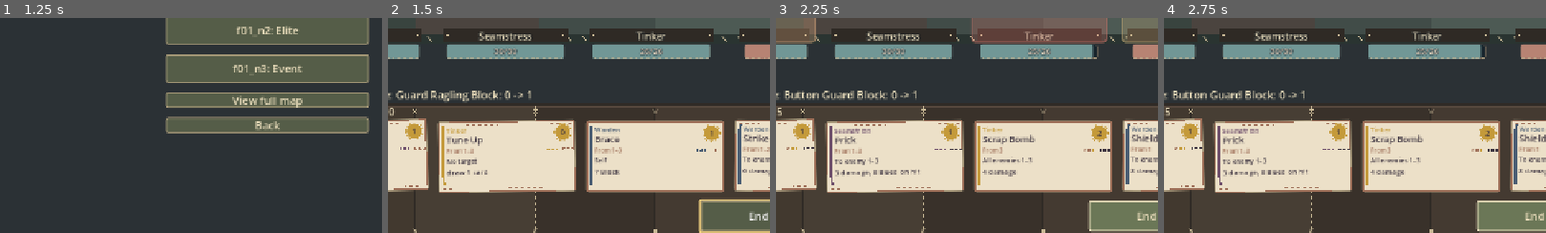
Above: before the commit, frames 1-4 (left to right).
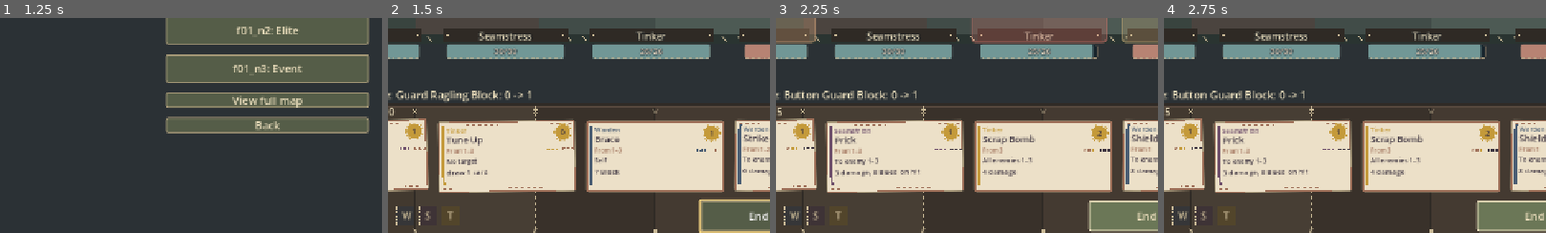
Above: after the commit, the same moments.

Repository: jcoev123-jpg/PatchworkPioneers
Game: Godot game, scene res://scenes/app.tscn
Same seed, same stepped clock (60 frames per second), same inputs: the game is played once before the commit and once after it.
Inputs:
- Up to frame 1 (1.25 s): click "Start run" at 0.5 s
- Up to frame 2 (1.5 s): click "f01_n0: Fight" at 1.25 s
- Up to frame 3 (2.25 s): click "End Turn" at 2 s
- Up to frame 4 (2.75 s): no input
The pictures show only the part of the screen within x 15-65%, y 49-99%; the shares and areas given below are measured in that part.

Frame 1 is identical in both runs. In frame 2, 0.2% of the frame differs, in the area x 2-18%, y 87-97%; in frame 3, 0.2%; in frame 4, 0.2%.

Commit message:
ChatGPT lane 7 (Chat mode): Show Quilt-bonus felt patch progress on the real shared-hand table

Diff:
--- a/scripts/live_support_hand.gd
+++ b/scripts/live_support_hand.gd
@@ -5,6 +5,8 @@
 const SPARE_PARTS_IDS := ["tinker_spare_parts", "tinker_spare_parts_plus"]
 const ALLY_IDS := ["seamstress_mend", "seamstress_stitch_up", "warden_patch_guard", "warden_patch_guard_plus"]
 const TABLE_ID := "SupportTableBacking"
+const QUILT_IDS := ["warden", "seamstress", "tinker"]
+const QUILT_RULE := "Play cards from all living heroes: each living hero gains 3 Block; draw 1 once per turn"
 ## Visible idle cue only: the complete mouse/keyboard instructions live in TABLE_HELP_DETAIL,
 ## which the cue exposes as a real hover tooltip instead of stretching across the footer.
 const TABLE_HELP := "Help"
@@ -26,6 +28,8 @@
 var help_label: Label
 var footer_spring: Control
 var backing: Control
+var quilt_row: HBoxContainer
+var quilt_patches: Dictionary = {}
 var _hud: Control
 var _play := CombatStarterSupportPlay.new()
 var _block_cards := CombatWardenPoolBlockCards.new()
@@ -191,6 +195,77 @@
 			var point: Vector2 = corners[index]
 			draw_line(point + Vector2(-2, -2), point + Vector2(2, 2), THREAD, 1.2, true)
 			draw_line(point + Vector2(-2, 2), point + Vector2(2, -2), THREAD, 1.2, true)
+
+
+## A passive, ID-keyed felt square. Nothing here can arm a card or award a receipt.
+## Tooltip mouse hover is the only input accepted; no keyboard focus or button action.
+class QuiltPatch extends Control:
+	const THREAD := Color("c9b996")
+	const DARK := Color("302b26")
+	var owner_id := ""
+	var living := false
+	var played := false
+	var awarded := false
+	var felt_color := Color("302b26")
+	var fill_color := Color("302b26")
+
+	func _ready() -> void:
+		custom_minimum_size = Vector2(34, 34)
+		mouse_filter = Control.MOUSE_FILTER_STOP
+		mouse_default_cursor_shape = Control.CURSOR_HELP
+		focus_mode = Control.FOCUS_NONE
+		resized.connect(queue_redraw)
+
+	func display(owner: String, snapshot: Dictionary, has_award: bool) -> void:
+		var next_living: bool = bool(snapshot.get("living", false))
+		var next_played: bool = bool(snapshot.get("played", false))
+		var next_color := Color(str(snapshot.get("color", "#302b26")))
+		var changed := owner_id != owner or living != next_living or played != next_played \
+			or awarded != has_award or felt_color != next_color
+		owner_id = owner
+		living = next_living
+		played = next_played
+		awarded = has_award
+		felt_color = next_color
+		fill_color = felt_color if played else DARK.lerp(felt_color, 0.23)
+		if not living:
+			fill_color = fill_color.darkened(0.58)
+		var state := "played" if played else "unplayed"
+		if not living:
+			state += ", downed (not required)"
+		elif not played:
+			state += ", needed"
+		if awarded:
+			state += ", Quilt awarded this turn"
+		tooltip_text = "%s — %s\n%s" % [owner.capitalize(), state, QUILT_RULE]
+		if changed:
+			queue_redraw()
+
+	func _draw() -> void:
+		var rect := Rect2(Vector2(2, 2), size - Vector2(4, 4))
+		if rect.size.x < 16 or rect.size.y < 16:
+			return
+		draw_rect(rect, fill_color)
+		var thread := THREAD if living else THREAD.darkened(0.58)
+		for y in [rect.position.y, rect.end.y]:
+			draw_dashed_line(Vector2(rect.position.x, y), Vector2(rect.end.x, y), thread, 1.0, 3.0)
+		for x in [rect.position.x, rect.end.x]:
+			draw_dashed_line(Vector2(x, rect.position.y), Vector2(x, rect.end.y), thread, 1.0, 3.0)
+		var letter := owner_id.substr(0, 1).to_upper()
+		draw_string(get_theme_default_font(), Vector2(size.x * 0.5 - 5, size.y * 0.5 + 6),
+			letter, HORIZONTAL_ALIGNMENT_LEFT, -1, 16, thread)
+		if played:
+			# A completed stitch is separate from the owner's unplayed dark fill.
+			draw_line(Vector2(5, size.y - 8), Vector2(9, size.y - 4), thread, 1.5)
+			draw_line(Vector2(9, size.y - 4), Vector2(15, size.y - 12), thread, 1.5)
+		if not living:
+			draw_line(Vector2(5, 5), size - Vector2(5, 5), thread.darkened(0.3), 1.5)
+		if awarded:
+			# Small golden award knot, not a fourth patch or a new action.
+			var knot := Vector2(size.x - 7, 7)
+			var gold := Color("f2d58e")
+			draw_colored_polygon(PackedVector2Array([knot + Vector2(0, -4),
+				knot + Vector2(4, 0), knot + Vector2(0, 4), knot + Vector2(-4, 0)]), gold)
 
 
 func _ready() -> void:
@@ -345,6 +420,22 @@
 		footer_spring.size_flags_horizontal = Control.SIZE_EXPAND_FILL
 		hud.add_child(footer_spring)
 		hud.move_child(footer_spring, 2)
+		# Owner identity follows the Quilt service, never hero slots or card indices.
+		quilt_row = HBoxContainer.new()
+		quilt_row.name = "SupportHandQuiltPatches"
+		quilt_row.add_theme_constant_override("separation", 4)
+		quilt_row.mouse_filter = Control.MOUSE_FILTER_IGNORE
+		quilt_row.focus_mode = Control.FOCUS_NONE
+		quilt_row.size_flags_vertical = Control.SIZE_SHRINK_CENTER
+		for owner_id in QUILT_IDS:
+			var square := QuiltPatch.new()
+			square.name = "QuiltPatch_" + owner_id
+			square.owner_id = owner_id
+			quilt_row.add_child(square)
+			quilt_patches[owner_id] = square
+		hud.add_child(quilt_row)
+		hud.move_child(quilt_row, 2)
+		quilt_row.hide()
 		cancel_button = Button.new()
 		cancel_button.text = "Cancel target (Esc)"
 		cancel_button.pressed.connect(_cancel_pending)
@@ -376,6 +467,7 @@
 		help_label.size_flags_horizontal = help_flags
 	if is_instance_valid(footer_spring) and footer_spring.visible == choosing:
 		footer_spring.visible = not choosing
+	_sync_quilt(app, choosing)
 	# The felt table follows the real lower controls, including every resize.
 	if is_instance_valid(backing):
 		backing.refresh_band()
@@ -421,6 +513,35 @@
 		app.return_button.focus_neighbor_top = NodePath()
 
 
+## Only the already bound live CombatQuiltBonus may supply display state.
+## A preview, stale battle, closed turn or mismatched authority has no visible row.
+func _sync_quilt(app, choosing: bool) -> void:
+	if not is_instance_valid(quilt_row):
+		return
+	var service = app._quilt_bonus
+	var valid: bool = service is CombatQuiltBonus and app._quilt_turn_open \
+		and app._quilt_deck == _deck and app._quilt_party == _party \
+		and service._deck == _deck and service._party == _party \
+		and not app._battle_closed and _deck != null and _deck.turn_active \
+		and _party != null and _party.is_valid() and service._bindings_valid()
+	if not valid or choosing:
+		quilt_row.hide()
+		return
+	var snapshot: Dictionary = service.get_patch_progress()
+	var patches: Dictionary = snapshot.get("patches", {})
+	if not bool(snapshot.get("active", false)) or patches.size() != QUILT_IDS.size():
+		quilt_row.hide()
+		return
+	for owner_id in QUILT_IDS:
+		if not patches.get(owner_id) is Dictionary or not quilt_patches.has(owner_id):
+			quilt_row.hide()
+			return
+	for owner_id in QUILT_IDS:
+		var square: QuiltPatch = quilt_patches[owner_id]
+		square.display(owner_id, patches[owner_id], bool(snapshot.get("awarded", false)))
+	quilt_row.show()
+
+
 func _mount_table(app) -> void:
 	# Exactly one table per battle: a stale one from an earlier mount is dropped first.
 	for stale in _battle.find_children(TABLE_ID, "Control", true, false):
@@ -706,6 +827,10 @@
 	if is_instance_valid(footer_spring):
 		footer_spring.queue_free()
 	footer_spring = null
+	if is_instance_valid(quilt_row):
+		quilt_row.queue_free()
+	quilt_row = null
+	quilt_patches.clear()
 	if is_instance_valid(cancel_button):
 		cancel_button.queue_free()
 	cancel_button = null
--- a/tests/live_quilt_bonus_hand_test.gd
+++ b/tests/live_quilt_bonus_hand_test.gd
@@ -12,6 +12,7 @@
 var catalog := StarterCards.new()
 
 var fixture: Dictionary = {}
+var previous_quilt_row_id := 0
 
 
 func _initialize() -> void:
@@ -57,6 +58,75 @@
 	if not is_instance_valid(control):
 		return
 	await _click_point(control.get_global_rect().get_center())
+
+
+## Assert the actual mounted SupportHUD against the detached service read, never
+## deriving expected owners, colours or completion from the presenter itself.
+func _assert_quilt(note: String) -> void:
+	var service: CombatQuiltBonus = app._quilt_bonus
+	_check(service != null and service._deck == app.deck and service._party == app.party,
+		note + ": live Quilt authority is bound to this party and deck")
+	if service == null:
+		return
+	var row: HBoxContainer = support.quilt_row
+	_check(is_instance_valid(row) and row.get_parent() == app.battle_view.find_child(
+		"SupportHUD", true, false) and row.visible and row.get_child_count() == 3,
+		note + ": exactly three mounted patches are visible in SupportHUD")
+	if not is_instance_valid(row):
+		return
+	var snapshot: Dictionary = service.get_patch_progress()
+	_check(snapshot.active and snapshot.patches.size() == 3,
+		note + ": service has three active ID patches")
+	_check(support.quilt_patches.size() == 3, note + ": exactly three indexed reusable squares")
+	var expected_ids := ["warden", "seamstress", "tinker"]
+	for index in range(expected_ids.size()):
+		var owner: String = expected_ids[index]
+		var square = row.get_child(index)
+		var expected: Dictionary = snapshot.patches.get(owner, {})
+		_check(square == support.quilt_patches.get(owner)
+			and square.owner_id == owner and square.name == "QuiltPatch_" + owner,
+			note + ": square order and identity follow " + owner)
+		var color := Color(str(expected.get("color", "#000000")))
+		var fill: Color = color if bool(expected.get("played", false)) else Color("302b26").lerp(color, 0.23)
+		if not bool(expected.get("living", false)):
+			fill = fill.darkened(0.58)
+		_check(square.played == expected.get("played")
+			and square.living == expected.get("living")
+			and square.awarded == snapshot.awarded
+			and square.felt_color == color and square.fill_color == fill,
+			note + ": " + owner + " fill and felt colour mirror the authoritative snapshot")
+		_check(square.tooltip_text.contains(owner.capitalize())
+			and square.tooltip_text.contains("Play cards from all living heroes")
+			and square.tooltip_text.contains("3 Block; draw 1 once per turn")
+			and square.tooltip_text.contains("played" if bool(expected.get("played", false)) else "unplayed")
+			and (bool(expected.get("living", false)) or square.tooltip_text.contains("not required"))
+			and (not snapshot.awarded or square.tooltip_text.contains("awarded this turn")),
+			note + ": " + owner + " hover explains its actual progress and Quilt rule")
+		_check(square.focus_mode == Control.FOCUS_NONE
+			and square.mouse_filter == Control.MOUSE_FILTER_STOP,
+			note + ": " + owner + " is focus-free but hoverable")
+	var rect := row.get_global_rect()
+	var viewport := Rect2(Vector2.ZERO, Vector2(1280, 720))
+	_check(viewport.encloses(rect) and rect.size.x <= 120 and rect.size.y <= 40
+		and support.backing.covers(row),
+		note + ": sewn squares fit on the real 1280x720 felt-table backing")
+	for other in [support.energy_orb, support.help_label, app.end_turn_button, app.return_button]:
+		if is_instance_valid(other) and other.is_visible_in_tree():
+			_check(not rect.intersects(other.get_global_rect()),
+				note + ": squares do not cover " + other.name)
+
+
+func _assert_quilt_read_only(note: String) -> void:
+	var state_before := _state()
+	var progress_before: Dictionary = app._quilt_bonus.get_patch_progress()
+	var row = support.quilt_row
+	for repetition in range(4):
+		support._sync_battle()
+	_check(_state() == state_before and app._quilt_bonus.get_patch_progress() == progress_before,
+		note + ": repeated passive redraw leaves piles, energy, actors, RNG and receipts unchanged")
+	_check(support.quilt_row == row and row.get_parent().get_children().count(row) == 1,
+		note + ": resync reuses the exact same Quilt row")
+	_assert_quilt(note)
 
 
 func _panel(card_id: String):
@@ -351,6 +421,28 @@
 	var progress: Dictionary = app._quilt_bonus.get_patch_progress()
 	_check(progress.active and not progress.awarded and progress.patches.keys().size() == 3,
 		"fresh battle opens an unawarded three-patch quota")
+	await _frames()
+	_assert_quilt_read_only("new seeded battle before any play")
+	# Even a temporarily invalid app-to-service binding cannot show a plausible stale set.
+	var bound_deck: CombatDeck = app._quilt_deck
+	var before_invalid := _state()
+	app._quilt_deck = null
+	support._sync_battle()
+	_check(not support.quilt_row.visible and _state() == before_invalid,
+		"invalid Quilt-to-deck binding hides all patches without altering combat")
+	app._quilt_deck = bound_deck
+	support._sync_battle()
+	_assert_quilt("restored real binding returns the same unfilled row")
+	var motion := InputEventMouseMotion.new()
+	motion.position = support.quilt_patches["warden"].get_global_rect().get_center()
+	root.push_input(motion, true)
+	await _frames()
+	_check(root.gui_get_hovered_control() == support.quilt_patches["warden"],
+		"real pointer hit-test reaches the Warden tooltip patch, not an input action")
+	if previous_quilt_row_id != 0:
+		_check(support.quilt_row.get_instance_id() != previous_quilt_row_id,
+			"new battle receives a new row, not the previous fight's stale squares")
+	previous_quilt_row_id = support.quilt_row.get_instance_id()
 
 	var oracle := _oracle()
 	_check(not oracle.is_empty(), "detached Quilt service binds the same real opening state")
@@ -376,6 +468,7 @@
 	_check(_state() == before, "a selected held card changes no pile, energy, Block or RNG")
 	await _key(KEY_ESCAPE)
 	_check(_state() == before and presenter._armed == null, "cancelled selection invents no receipt")
+	_assert_quilt("selection and Escape leave all three squares unplayed")
 
 	# Capture the real bound callback while the Warden panel is still held, so the
 	# stale-input check after the hand rebuild is never conditional on a missing key.
@@ -389,6 +482,7 @@
 	_check(app._quilt_bonus.get_patch_progress().patches.warden.played
 		and not app._quilt_bonus.get_patch_progress().awarded,
 		"only the Warden patch fills after one distinct owner")
+	_assert_quilt_read_only("first confirmed Warden owner")
 	# The retained callback of the consumed panel cannot replay the transaction.
 	var after_warden := _state()
 	_check(stale_warden.is_valid(), "the captured Warden callback survives the committed play")
@@ -400,6 +494,7 @@
 	await _key(KEY_1)
 	_check(_state() == after_warden and not app._quilt_bonus.get_patch_progress().awarded,
 		"stale duplicate input after the first owner invents no receipt or award")
+	_assert_quilt("stale callback leaves only Warden filled")
 
 	await _commit(plan.seamstress, true, 2, oracle)
 	trace.append(_state())
@@ -407,6 +502,7 @@
 	_check(app._quilt_bonus.get_patch_progress().patches.seamstress.played
 		and not app._quilt_bonus.get_patch_progress().awarded,
 		"two distinct owners still award nothing")
+	_assert_quilt("Warden and Seamstress receipts, no award yet")
 
 	var before_award := _state()
 	var top_card: String = app.deck.draw_pile.back()
@@ -427,6 +523,7 @@
 		"the awarded draw consumed the real next pile card")
 	_check(awarded == oracle["quilt"].get_patch_progress(),
 		"mounted patch progress equals the detached service")
+	_assert_quilt_read_only("third owner filled and Quilt awarded")
 	_check(app.deck.energy == before_award[3] - 1 and app.run_rng.state == oracle["deck"]._rng.state,
 		"the award spends no extra energy and preserves the exact seeded RNG")
 
@@ -452,6 +549,7 @@
 	_check(_state() == before_spare, "insufficient energy spends nothing and invents no receipt")
 	_check(app._quilt_bonus.get_patch_progress() == awarded,
 		"the rejected attempt leaves the completed quota untouched")
+	_assert_quilt("rejected zero-energy play does not disturb filled squares")
 
 	# A real End Turn advances one turn: receipts and the single-award latch reset.
 	var oracle_deck: CombatDeck = oracle["deck"]
@@ -470,6 +568,7 @@
 		return trace
 	_check(app._quilt_bonus.get_patch_progress() == mirror["quilt"].get_patch_progress(),
 		"the next turn starts with clean indicators and no carried award")
+	_assert_quilt_read_only("real End Turn resets Quilt squares and award cue")
 	_check(_blocks(app.party.get_heroes()) == {"warden": 0, "seamstress": 0, "tinker": 0},
 		"the new turn starts from reset Block, never a replayed +3")
 	trace.append(_state())
@@ -485,10 +584,17 @@
 			"one receipt in the next turn does not award")
 		_check(_state() == _oracle_state(mirror),
 			"the next turn's first receipt matches the detached oracle exactly")
+		_assert_quilt("new turn's first committed play fills its real owner only")
 	trace.append(_state())
+	var old_row: Control = support.quilt_row
 	await _click(app.return_button)
+	await _frames()
+	support._sync_battle()
 	_check(app.deck == null and app._quilt_bonus == null,
 		"Return releases the battle and its quota")
+	_check(not is_instance_valid(old_row) and support.quilt_row == null
+		and support.quilt_patches.is_empty(),
+		"Return releases all three patch controls and prevents stale tooltips")
 	return trace
 
 
@@ -533,6 +639,7 @@
 	_check(app._quilt_bonus != null and app._quilt_turn_open
 		and not app._quilt_bonus.get_patch_progress().awarded,
 		"the duplicate-ID battle starts with an unawarded bound quota")
+	_assert_quilt_read_only("duplicate-ID battle initial row")
 
 	var oracle := _oracle()
 	_check(not oracle.is_empty(), "detached Quilt service binds the duplicate-ID battle")
@@ -542,9 +649,11 @@
 	await _commit("warden_brace", false, 0, oracle)
 	_check(_state() == _oracle_state(oracle),
 		"the Warden receipt matches the detached oracle on the crafted deck")
+	_assert_quilt("duplicate-ID first owner")
 	await _commit("seamstress_prick", true, 1, oracle)
 	_check(_state() == _oracle_state(oracle),
 		"the Seamstress receipt matches the detached oracle on the crafted deck")
+	_assert_quilt("duplicate-ID second owner")
 	_check(app.deck.draw_pile.is_empty() and _count(app.deck.discard_pile, spare) == 1,
 		"the older duplicate still waits in discard before the reshuffling play")
 
@@ -564,6 +673,7 @@
 		"the reshuffled duplicate still yields all three owner receipts exactly once")
 	_check(progress == oracle["quilt"].get_patch_progress(),
 		"mounted duplicate-ID progress equals the detached service")
+	_assert_quilt_read_only("duplicate-ID third owner and reshuffle award")
 	var award_delta := {}
 	var after_blocks := _blocks(app.party.get_heroes())
 	for hero_id in after_blocks:
@@ -638,6 +748,8 @@
 	_check(app.party.get_hero(1).id == "seamstress" and app.party.get_hero(1).hp > 0
 		and app.party.get_hero(2).id == "warden" and app.party.get_hero(2).hp > 0,
 		"the two composite owners are living at new positions")
+	await _frames()
+	_assert_quilt_read_only("swapped roster with downed Tinker before any composite play")
 	var foes: Array = app.enemies.get_enemies()
 	for index in range(foes.size()):
 		app.enemies._enemies[index]["max_hp"] = maxi(int(foes[index]["max_hp"]), 60)
@@ -688,6 +800,7 @@
 		and not progress.patches.tinker.living,
 		"two distinct owner identities fill the quota exactly once")
 	_check(progress == quilt.get_patch_progress(), "mounted progress equals the detached service")
+	_assert_quilt_read_only("stitched two-owner award leaves downed patch muted")
 	_check(app.deck.hand.size() == before[0].size()
 		and app.deck.discard_pile.size() == before[2].size() + 1,
 		"the composite moved one copy to discard and the award drew one shared card")
